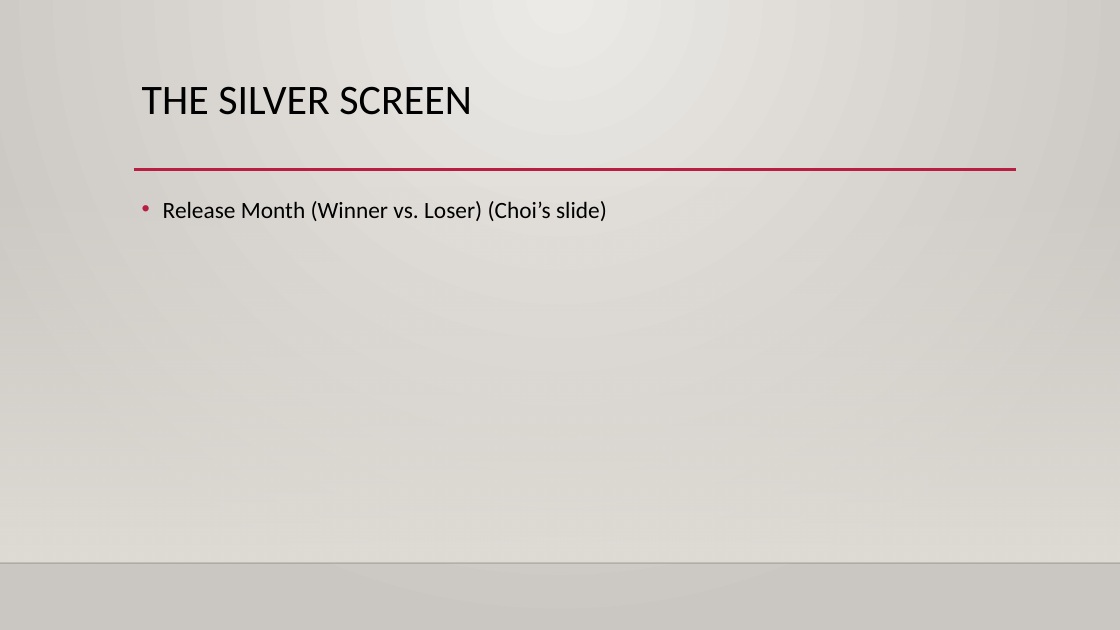
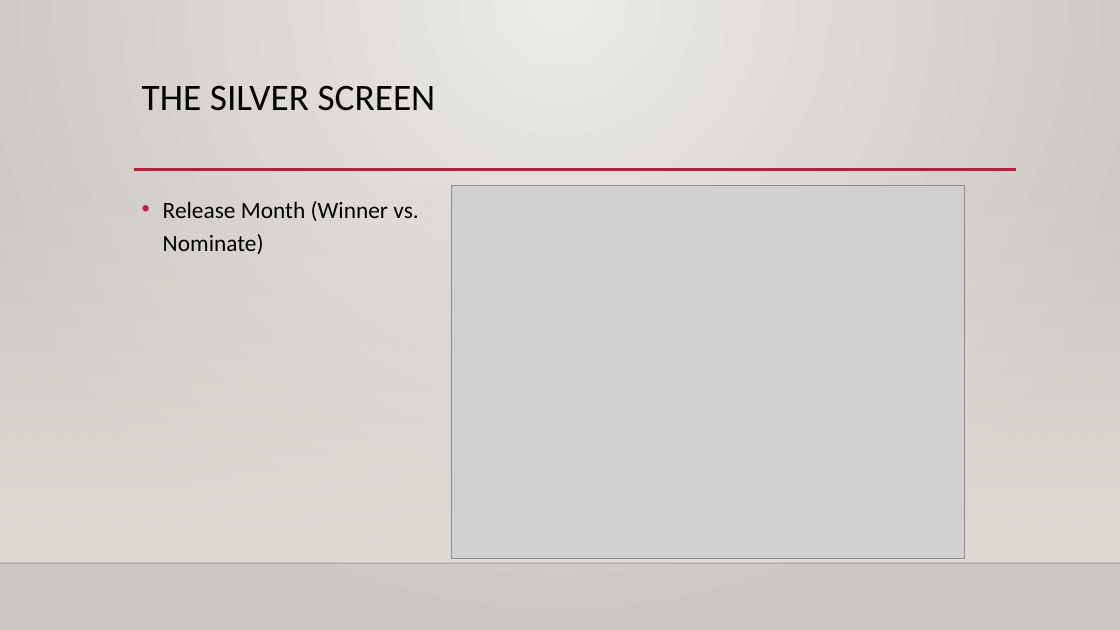
Before and after one commit to audlamb/TheSilverScreenProject, a slide deck: slide 8 of The Silver screen Group Projectv1.pptx (slide 9 before the commit). Drawn at 1120x630 pixels with LibreOffice and Linux fonts; fonts in the diff are those of the drawing; grey boxes stand for pictures; background and template pictures are left out. Boxes give left, top, right and bottom in pixels: in the first picture for what was removed or moved away, otherwise in the second. Text is boxed around its words. In the diff, an @@ line names an element or a change of style, - is before the commit and + after.

```diff
--- a/The Silver screen Group Projectv1.pptx
+++ b/The Silver screen Group Projectv1.pptx
@@ title "THE SILVER SCREEN" at bbox=[142, 85, 436, 111]: size 36 to 32 pt @@
@@ text at bbox=[163, 201, 418, 254]: text changed @@
-• Release Month (Winner vs. Loser) (Choi’s slide)
+• Release Month (Winner vs. Nominate)
@@ picture added at bbox=[452, 185, 965, 558] @@
```
Also in this commit, not shown: 2 other slides changed, 3 slides added, 4 slides removed.
